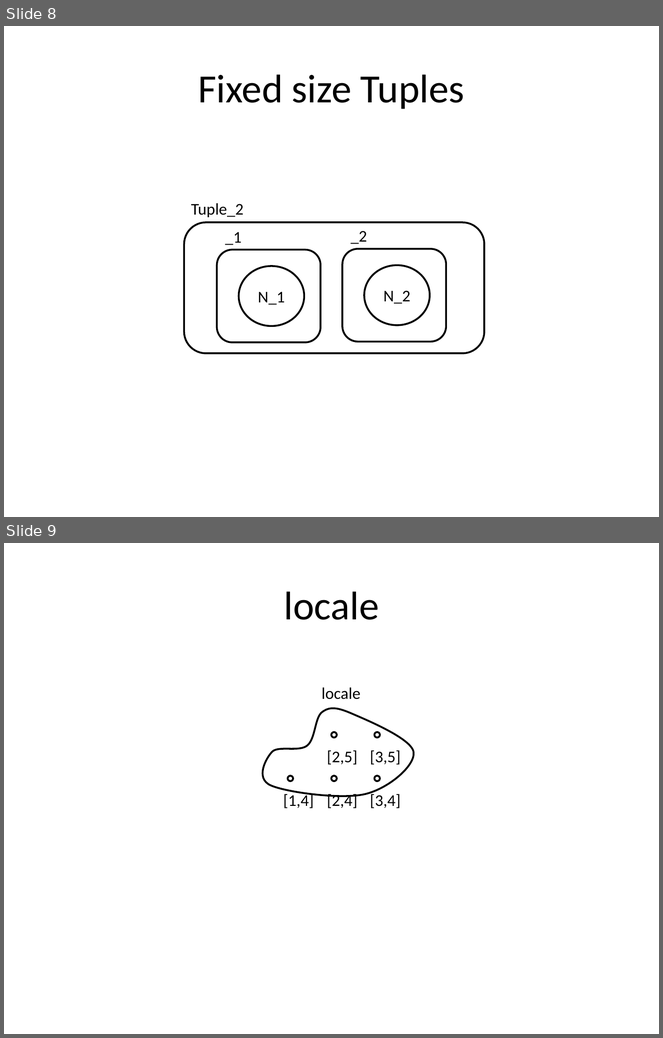
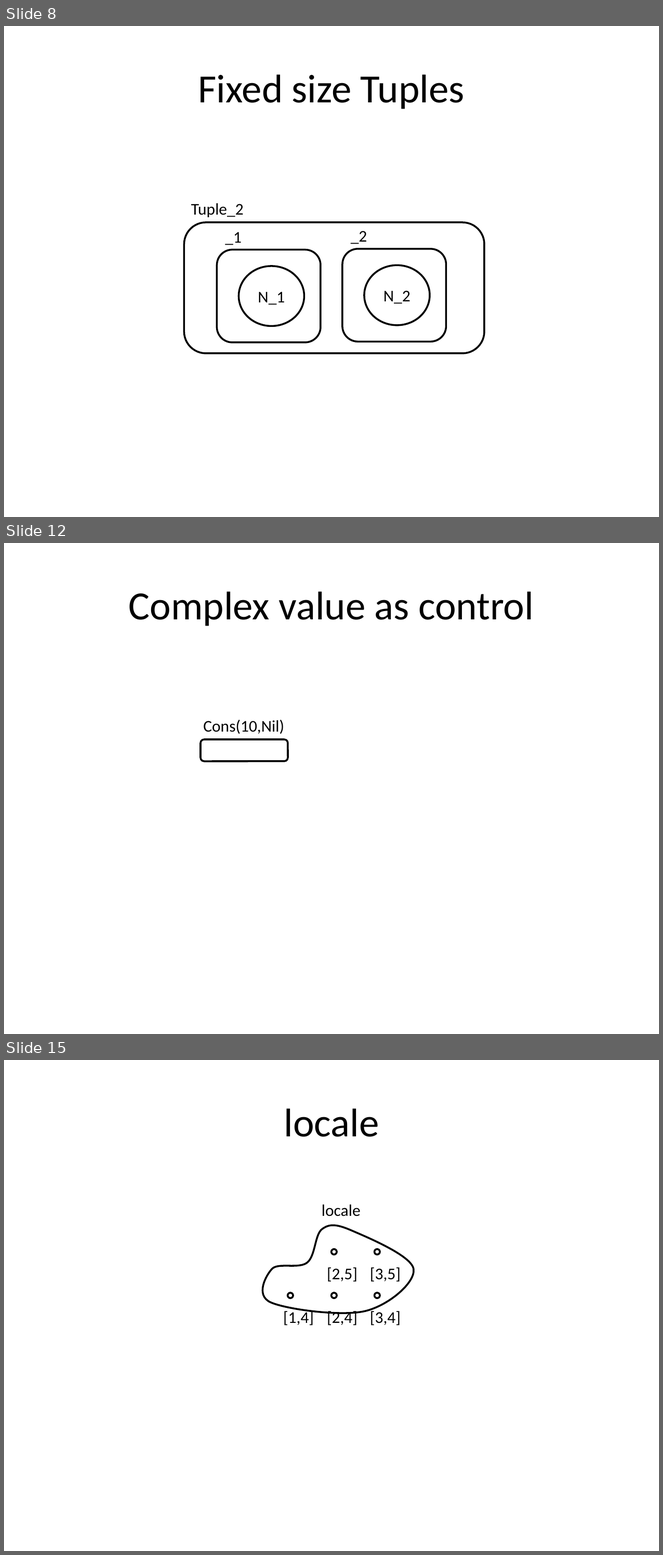
Before and after one commit to cgreenhalgh/bigraphspace, a slide deck: bigraphspace/docs/images/Cookbook_diagrams.pptx. Shown one above the other, each under a label of ours: slides 8 and 9 before the commit, slides 8, 12 and 15 after it; the slides between them are not shown. The pictures are 663x1038 and 663x1555 pixels, drawn with LibreOffice and Linux fonts; fonts in the diff are those of the drawing. Boxes give left, top, right and bottom in pixels: in the first picture for what was removed or moved away, otherwise in the second. Text is boxed around its words. In the diff, an @@ line names an element or a change of style, - is before the commit and + after.

```diff
--- a/bigraphspace/docs/images/Cookbook_diagrams.pptx
+++ b/bigraphspace/docs/images/Cookbook_diagrams.pptx
@@ slide 12 added at (4, 543, 659, 1034), background #FFFFFF @@
@@ title added at (129, 591, 534, 626), 44 pt, text #000000 @@
+Complex value as control
@@ text added at (203, 720, 284, 734), 18 pt, text #000000 @@
+Cons(10,Nil)
@@ rounded rectangle added at (201, 740, 288, 761), fill #FFFFFF, outline #000000 2 pt @@
@@ what was slide 9 is now slide 15 @@
```
Also in this commit, not shown: 5 other slides added, 7 other files.
